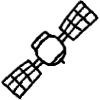
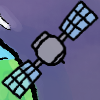
The second 100 x 100 image is a revision of the first. Changes to its layers:
painted on "레이어 3" over [1, 0, 99, 100]
added layer "레이어 5" (70%) above "레이어 4" over [3, 0, 98, 100]
added layer "레이어 4" above "레이어 0" over [0, 0, 100, 100]
